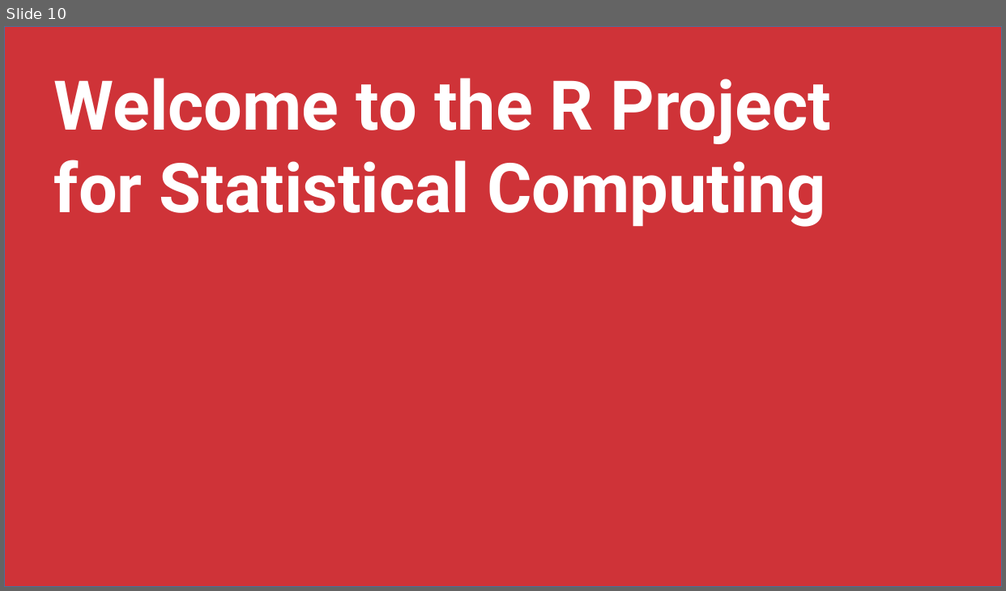
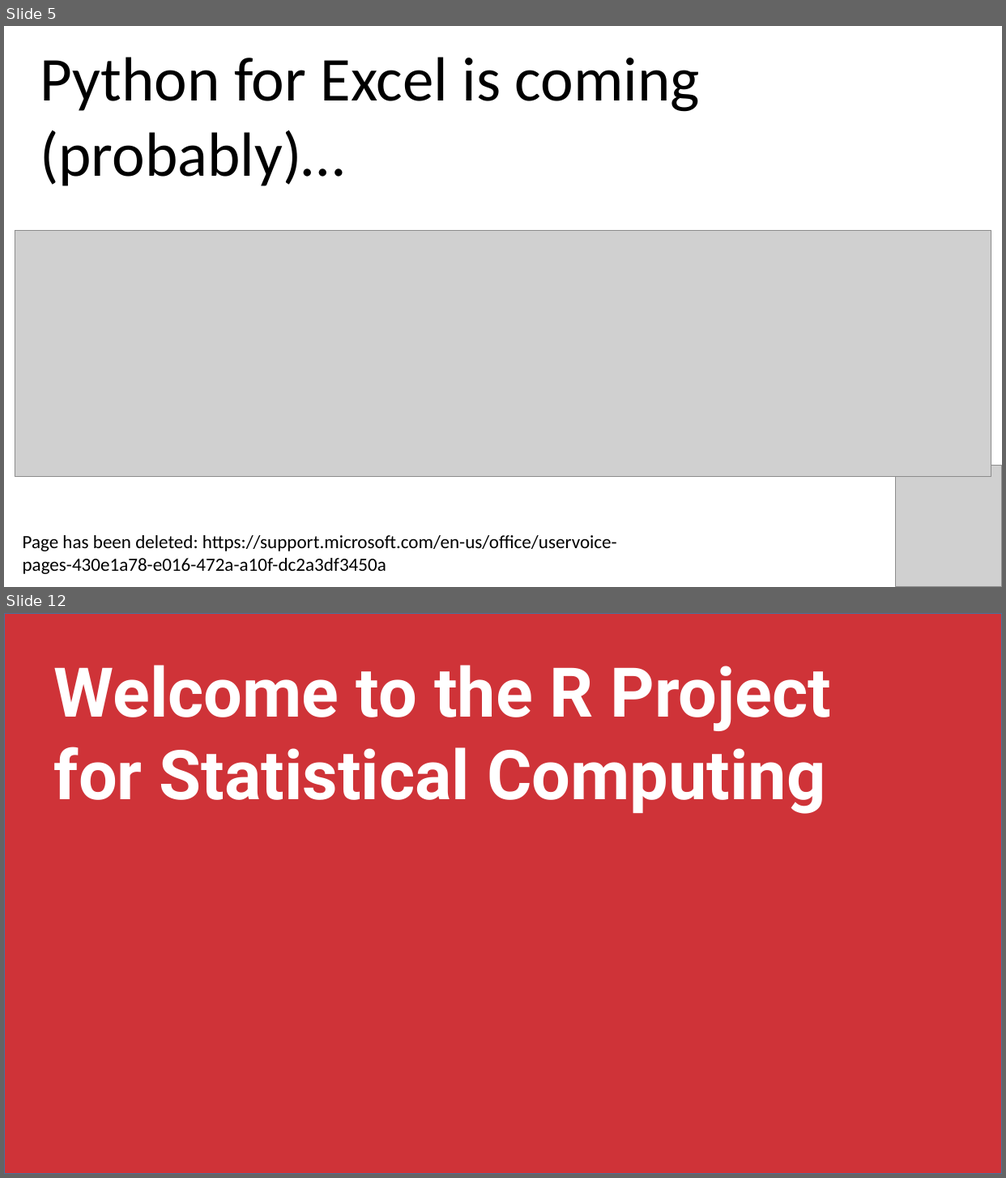
Before and after one commit to stringfestdata/rmb-aina-meetup, a slide deck: rmb-aina-meetup.pptx. Shown one above the other, each under a label of ours: slide 10 before the commit, slides 5 and 12 after it; the slides between them are not shown. The pictures are 1006x591 and 1006x1178 pixels, drawn with LibreOffice and Linux fonts; fonts in the diff are those of the drawing; grey boxes stand for pictures. Boxes give left, top, right and bottom in pixels: in the first picture for what was removed or moved away, otherwise in the second. Text is boxed around its words. In the diff, an @@ line names an element or a change of style, - is before the commit and + after.

```diff
--- a/rmb-aina-meetup.pptx
+++ b/rmb-aina-meetup.pptx
@@ slide 5 added at [4,26,1002,587], background #FFFFFF @@
@@ text added at [40,57,700,186], 60 pt, text #000000 @@
+Python for Excel is coming (probably)…
@@ picture added at [15,230,991,476] @@
@@ picture added at [896,466,1002,587] @@
@@ text added at [23,535,617,574], 18 pt, text #000000 @@
+Page has been deleted: https://support.microsoft.com/en-us/office/uservoice-pages-430e1a78-e016-472a-a10f-dc2a3df3450a
@@ what was slide 10 is now slide 12 @@
```
Also in this commit, not shown: 4 slides changed, 6 other slides added, 19 slides removed, 9 other files.
